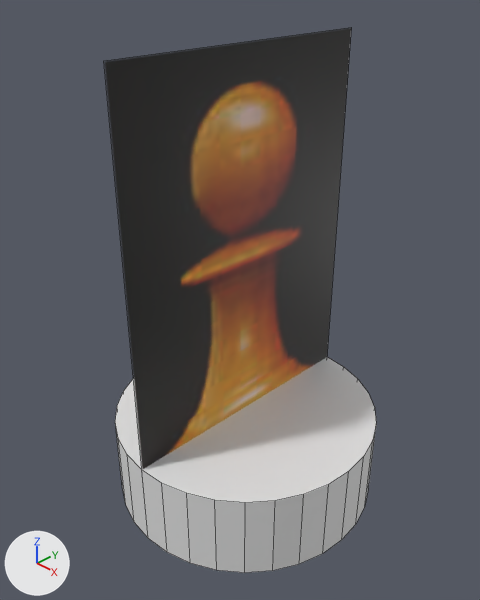
One commit to the Blender file Excercises/pawn.blend: the scene before it, then after it.
Camera for both pictures: a 50 mm camera at (0.0441, -0.044, 0.058) aimed at (-0.0002, -0.0007, 0.0243). The lights are fixed; the arrows at lower left show +X, +Y and +Z. Mesh edges are drawn as thin lines.

The first picture shows 'Cylinder', 'Staunton Pawn'.
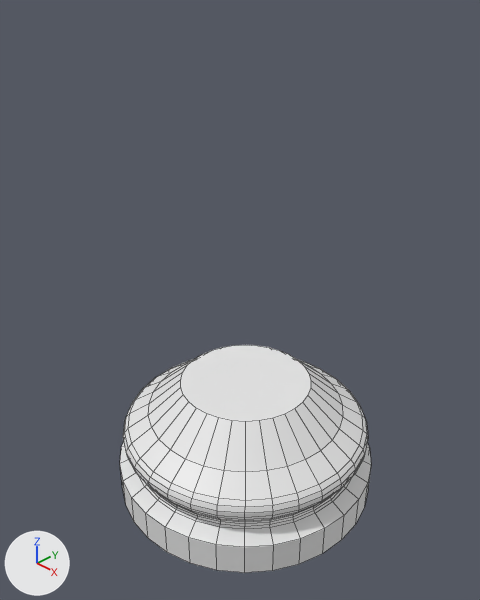
Edits to the bpy script that builds the scene:
```text
Change me_cylinder_002:
    used by ob_cylinder; location = (0.0, 0.0, 0.0251)
    remove me_cylinder_002.from_pydata(...)  # 64 vertices, 34 faces; spans x -0.015..0.015, y -0.015..0.015, z -0.025..-0.0151
    add me_cylinder_002.from_pydata(...)  # 448 vertices, 418 faces; spans x -0.015..0.015, y -0.015..0.015, z -0.025..-0.0113
    me_cylinder_002 part 1: 28 vertices moved from x -0.0147..0.0147, y -0.0147..0.0147, z -0.0151 to x -0.0073..0.0073, y -0.0073..0.0073, z -0.0113; 4 vertices removed from x -0.015..0.015, y -0.015..0.015, z -0.0151; 388 vertices added at x -0.015..0.015, y -0.015..0.015, z -0.0212..-0.0113
Change ob_staunton_pawn:
    add ob_staunton_pawn.hide_render = True
```

Pixel boxes (x1, y1, x2, y2) of what changed, in the pictures (480 x 600 px):
'Staunton Pawn', hidden
    before: (104, 27, 352, 470)
'Cylinder', reshaped
    before: (115, 357, 376, 573)
    after: (120, 345, 371, 573)
